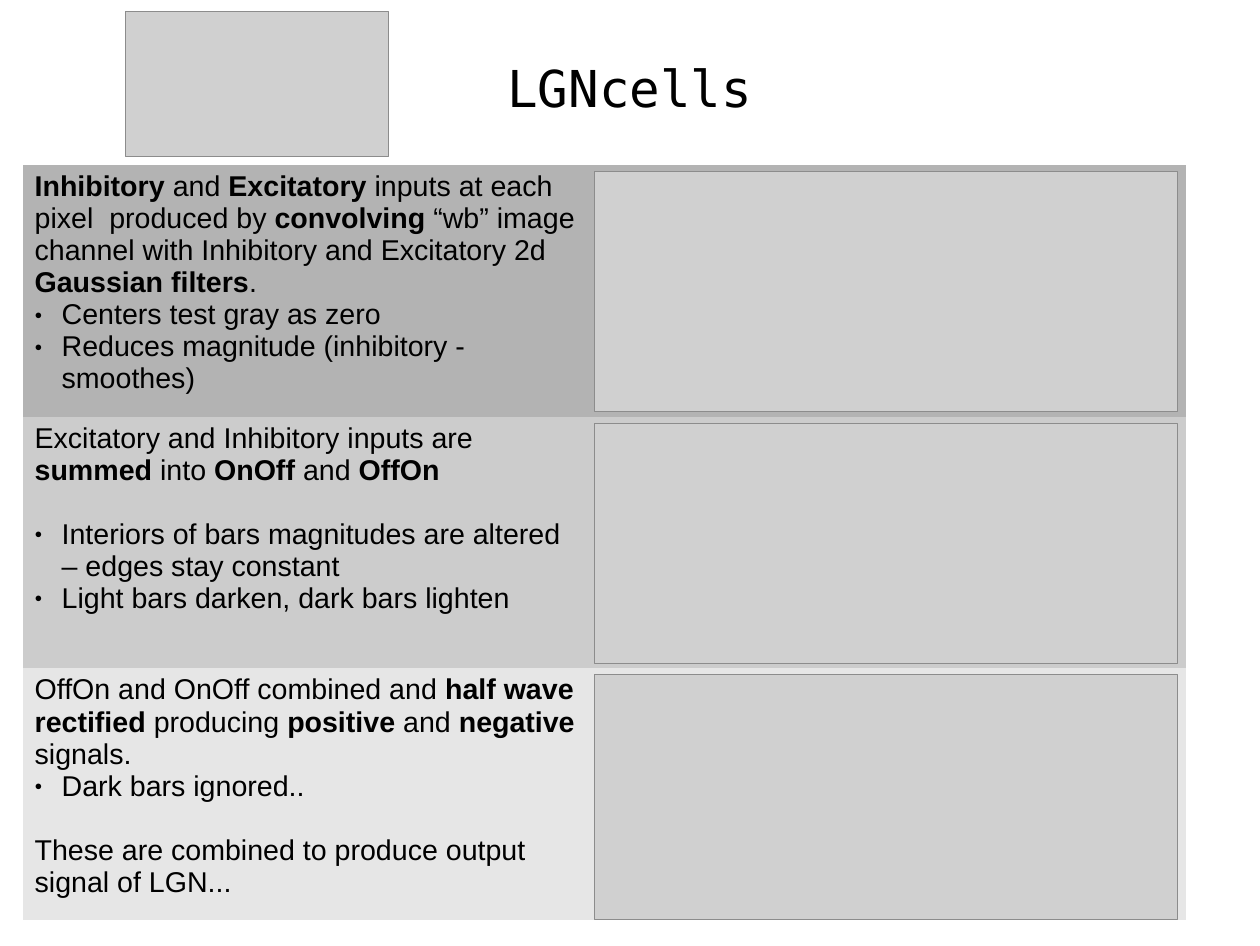
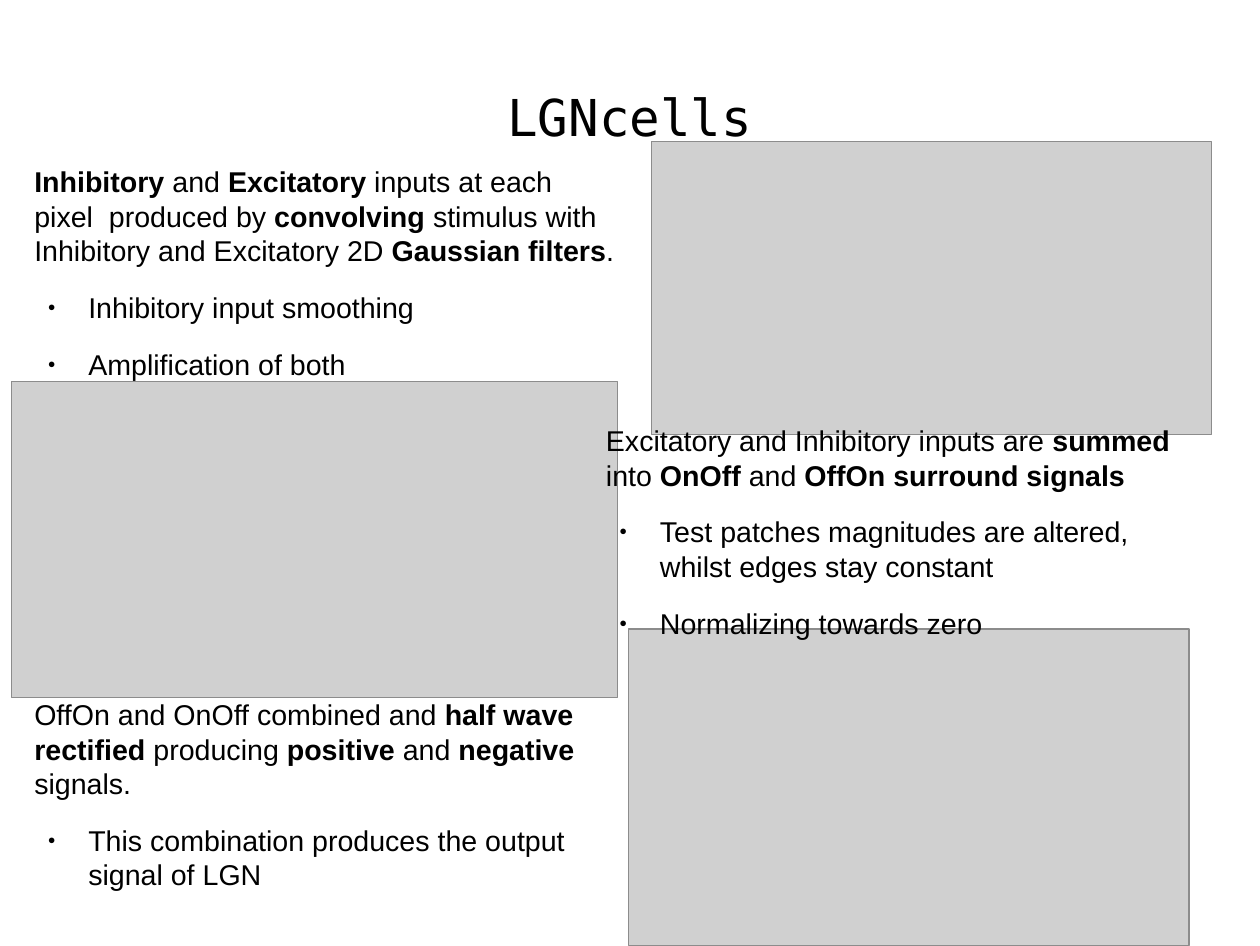
Before and after one commit to TUBvision/contAdapt_francis, a slide deck: slide 9 of Presentation_of_Model.odp. Drawn at 1260x946 pixels with LibreOffice and Linux fonts; fonts in the diff are those of the drawing; grey boxes stand for pictures. Boxes give left, top, right and bottom in pixels: in the first picture for what was removed or moved away, otherwise in the second. Text is boxed around its words. In the diff, an @@ line names an element or a change of style, - is before the commit and + after.

```diff
--- a/Presentation_of_Model.odp
+++ b/Presentation_of_Model.odp
@@ picture removed at (126, 11, 389, 157) @@
@@ title "LGNcells" rewrapped from (507, 68, 752, 108) to (507, 97, 752, 148) @@
@@ picture: place and size @@
-picture at (595, 172, 1178, 412)
+picture at (652, 142, 1212, 434)
@@ table removed at (23, 165, 1186, 919), 3 rows, 2 columns @@
-Inhibitory and Excitatory inputs at each pixel produced by convolving “wb” image channel with Inhibitory and Excitatory 2d Gaussian filters. / Centers test gray as zero / Reduces magnitude (inhibitory - smoothes) | 
-Excitatory and Inhibitory inputs are summed into OnOff and OffOn / Interiors of bars magnitudes are altered – edges stay constant / Light bars darken, dark bars lighten | 
-OffOn and OnOff combined and half wave rectified producing positive and negative signals. / Dark bars ignored.. / These are combined to produce output signal of LGN... | 
@@ text added at (34, 171, 614, 380), 18 pt, text #000000 @@
+Inhibitory and Excitatory inputs at each pixel produced by convolving stimulus with Inhibitory and Excitatory 2D Gaussian filters.
+● Inhibitory input smoothing
+● Amplification of both
@@ picture: place and size @@
-picture at (595, 423, 1178, 663)
+picture at (11, 382, 617, 697)
@@ text added at (606, 429, 1169, 639), 18 pt, text #000000 @@
+Excitatory and Inhibitory inputs are summed into OnOff and OffOn surround signals
+● Test patches magnitudes are altered, whilst edges stay constant
+● Normalizing towards zero
@@ picture: place and size @@
-picture at (595, 675, 1178, 919)
+picture at (629, 629, 1189, 946)
@@ text added at (34, 704, 574, 891), 18 pt, text #000000 @@
+OffOn and OnOff combined and half wave rectified producing positive and negative signals.
+● This combination produces the output signal of LGN
```
Also in this commit, not shown: 8 other slides changed, 2 slides added, 1 slide removed.
